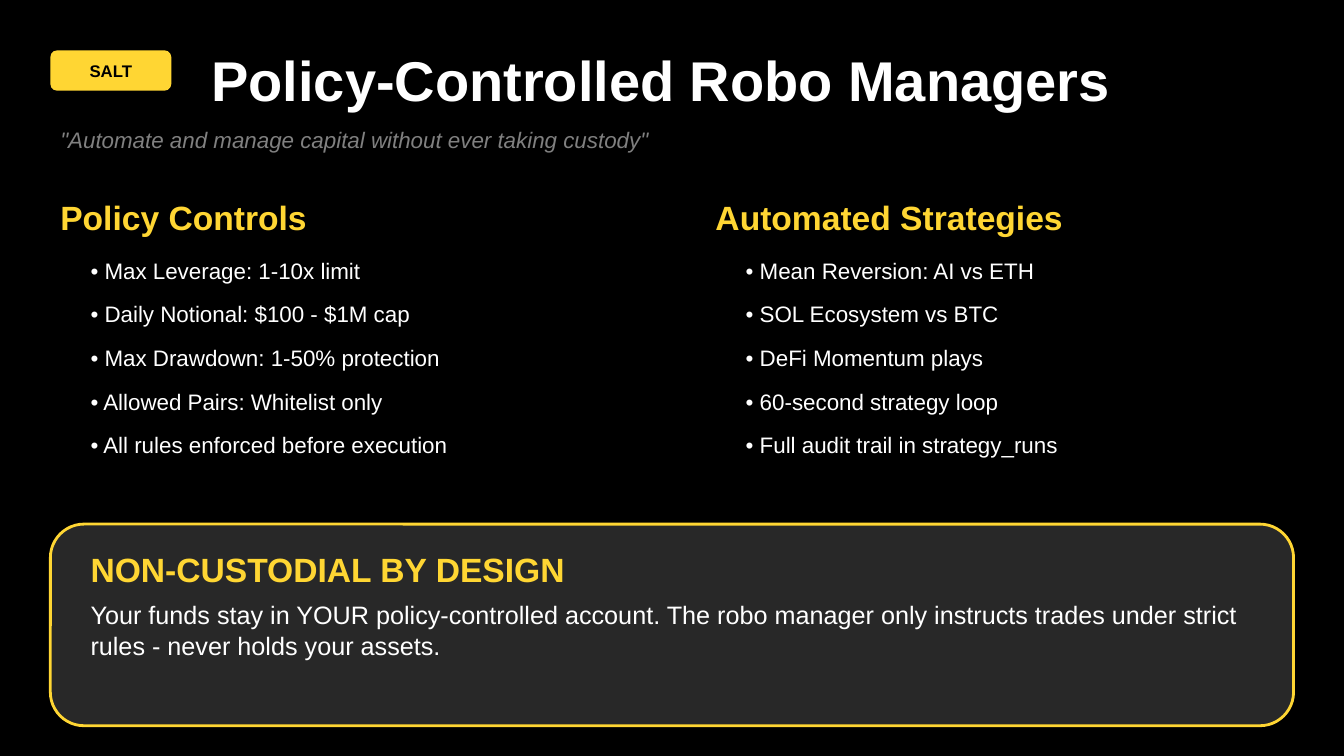
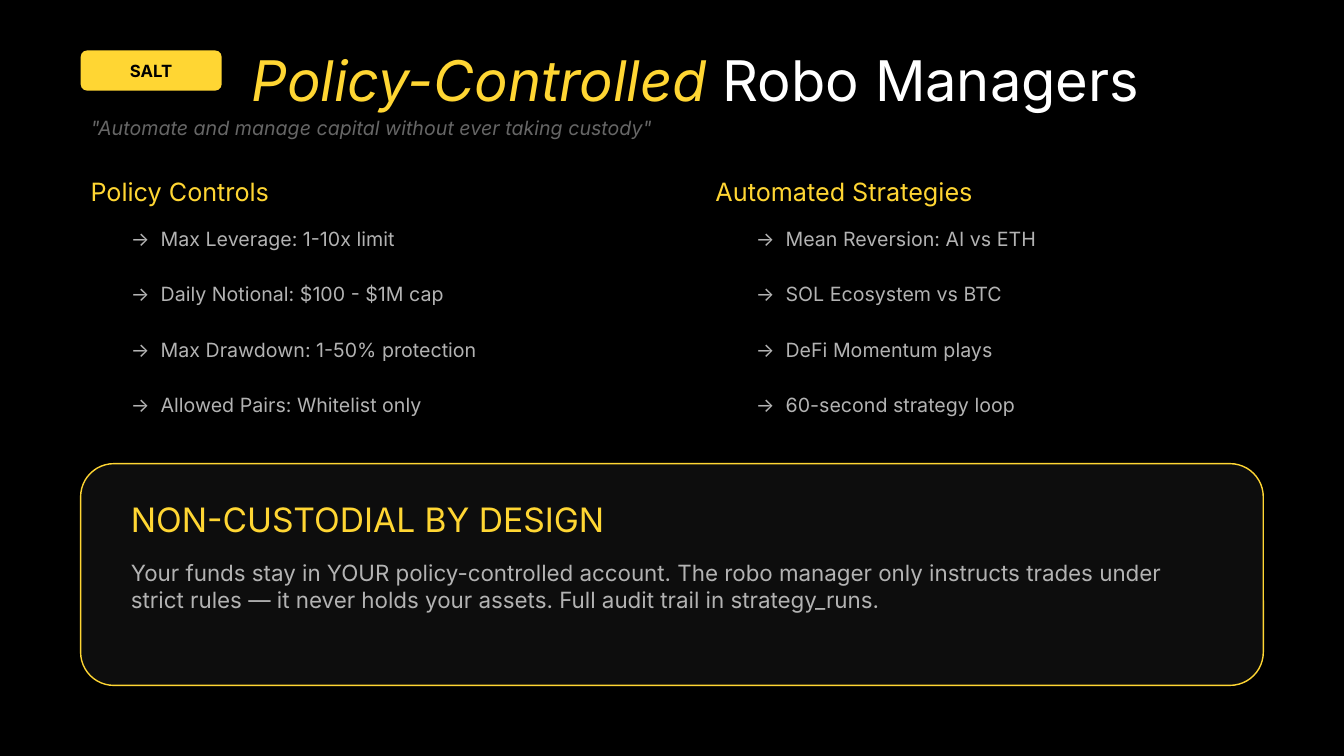
Before and after one commit to RealKevinApetrei/tago-leap, a slide deck: slide 7 of TAGO_Leap_Pitch_Deck.pptx (slide 6 before the commit). Drawn at 1344x756 pixels with LibreOffice and Linux fonts; fonts in the diff are those of the drawing. Boxes give left, top, right and bottom in pixels: in the first picture for what was removed or moved away, otherwise in the second. Text is boxed around its words. In the diff, an @@ line names an element or a change of style, - is before the commit and + after.

```diff
--- a/TAGO_Leap_Pitch_Deck.pptx
+++ b/TAGO_Leap_Pitch_Deck.pptx
@@ rounded rectangle "SALT": place and size @@
-rounded rectangle "SALT" at [50, 50, 171, 91]
+rounded rectangle "SALT" at [81, 50, 222, 91]
@@ rounded rectangle "SALT" at [81, 50, 222, 91]: font Arial to Inter @@
@@ text "Policy-Controlled Robo Managers": place and size @@
-text "Policy-Controlled Robo Managers" at [211, 60, 1109, 111]
+text "Policy-Controlled Robo Managers" at [252, 59, 1139, 113]
@@ text "Policy-Controlled Robo Managers" at [252, 59, 1139, 113]: font Arial to Inter, bold off; text colour #FFFFFF to #FFD633, italic on in "Policy-Controlled" @@
@@ text ""Automate and manage capital without ...": place and size @@
-text ""Automate and manage capital without ..." at [60, 132, 648, 153]
+text ""Automate and manage capital without ..." at [91, 120, 651, 139]
@@ text ""Automate and manage capital without ..." at [91, 120, 651, 139]: size 16 to 14 pt, font Arial to Inter, text colour #808080 to #666666 @@
@@ text "Policy Controls" at [91, 182, 269, 206]: size 24 to 18 pt, font Arial to Inter, bold off @@
@@ text "Policy Controls": place and size @@
-text "Policy Controls" at [60, 205, 307, 237]
+text "Policy Controls" at [91, 182, 269, 206]
@@ text "Automated Strategies": place and size @@
-text "Automated Strategies" at [715, 205, 1062, 237]
+text "Automated Strategies" at [715, 182, 972, 206]
@@ text "Automated Strategies" at [715, 182, 972, 206]: size 24 to 18 pt, font Arial to Inter, bold off @@
@@ text added at [161, 231, 395, 250], 14 pt, text #B3B3B3 @@
+→ Max Leverage: 1-10x limit
@@ text added at [786, 231, 1036, 246], 14 pt, text #B3B3B3 @@
+→ Mean Reversion: AI vs ETH
@@ text removed at [760, 262, 1057, 458] @@
-• Mean Reversion: AI vs ETH
-• SOL Ecosystem vs BTC
-• DeFi Momentum plays
-• 60-second strategy loop
-• Full audit trail in strategy_runs
@@ text added at [161, 285, 443, 305], 14 pt, text #B3B3B3 @@
+→ Daily Notional: $100 - $1M cap
@@ text added at [786, 286, 1002, 305], 14 pt, text #B3B3B3 @@
+→ SOL Ecosystem vs BTC
@@ text at [161, 342, 476, 361]: text changed; size 16 to 14 pt; font Arial to Inter; text colour #FFFFFF to #B3B3B3 @@
-• Max Leverage: 1-10x limit
-• Daily Notional: $100 - $1M cap
-• Max Drawdown: 1-50% protection
-• Allowed Pairs: Whitelist only
-• All rules enforced before execution
+→ Max Drawdown: 1-50% protection
@@ text added at [786, 342, 992, 361], 14 pt, text #B3B3B3 @@
+→ DeFi Momentum plays
@@ text added at [161, 397, 421, 416], 14 pt, text #B3B3B3 @@
+→ Allowed Pairs: Whitelist only
@@ text added at [786, 397, 1015, 416], 14 pt, text #B3B3B3 @@
+→ 60-second strategy loop
@@ rounded rectangle: place and size @@
-rounded rectangle at [50, 524, 1294, 726]
+rounded rectangle at [81, 464, 1263, 686]
@@ rounded rectangle at [81, 464, 1263, 686]: fill #282828 to #0D0D0D; outline #FFD633 2 pt to #FFD633 1 pt; proportions changed @@
@@ text "NON-CUSTODIAL BY DESIGN": place and size @@
-text "NON-CUSTODIAL BY DESIGN" at [91, 558, 565, 583]
+text "NON-CUSTODIAL BY DESIGN" at [131, 507, 604, 533]
@@ text "NON-CUSTODIAL BY DESIGN" at [131, 507, 604, 533]: font Arial to Inter, bold off @@
@@ text at [131, 564, 1160, 613]: text changed; size 18 to 16 pt; font Arial to Inter; text colour #FFFFFF to #B3B3B3 @@
-Your funds stay in YOUR policy-controlled account. The robo manager only instructs trades under strict rules - never holds your assets.
+Your funds stay in YOUR policy-controlled account. The robo manager only instructs trades under strict rules — it never holds your assets. Full audit trail in strategy_runs.
```
Also in this commit, not shown: 8 other slides changed, 3 slides added, 2 slides removed, 6 other files.
